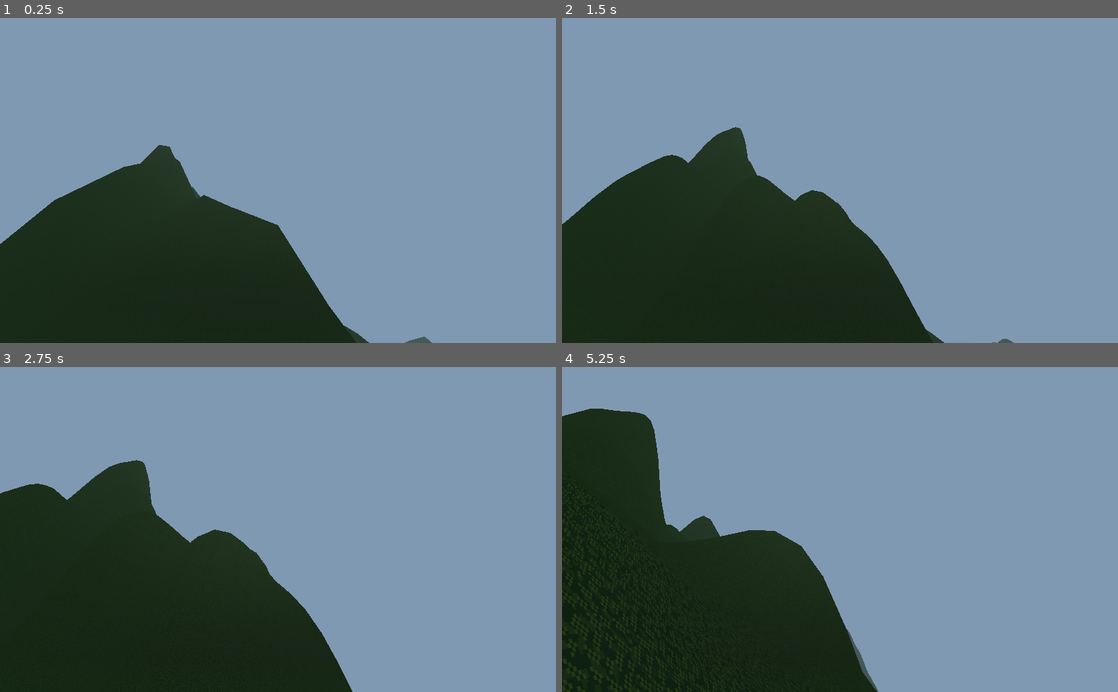
Above: before the commit, frames 1-4 (two rows, left to right).
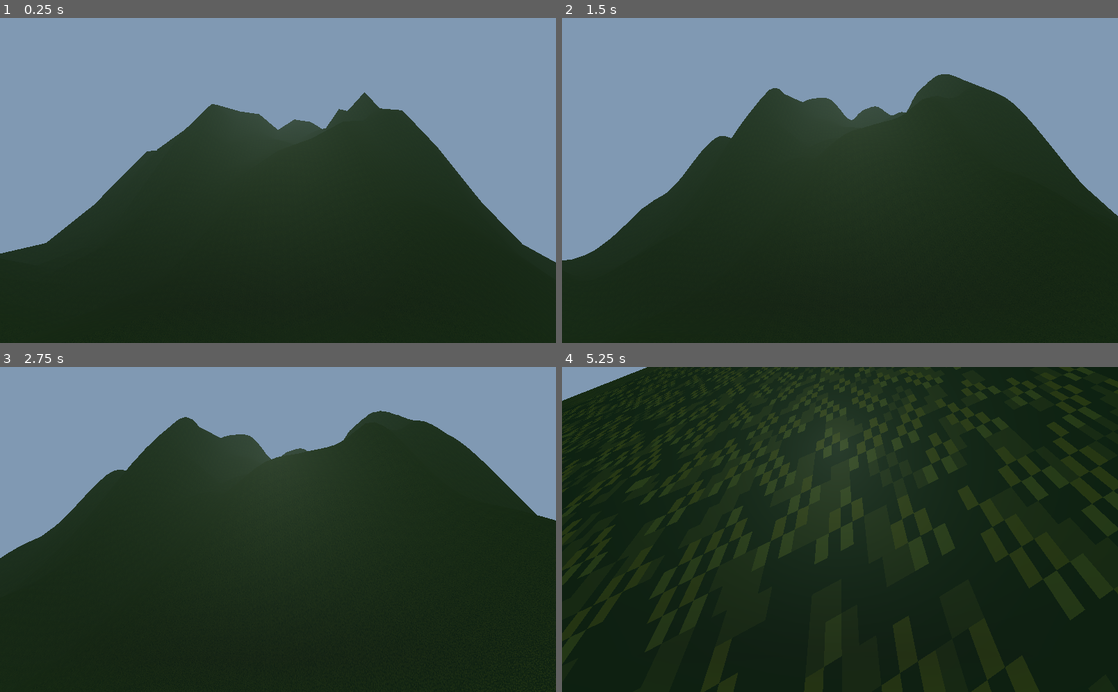
Above: after the commit, the same moments.

Repository: itaden1/webRPG
Game: Godot game, scene res://Scenes/World.tscn
The game is run twice, just before and just after one commit, with the same random seed, the same clock (stepped at 60 frames per second) and the same inputs. The project has no main scene, so this scene is started directly.
Inputs (mouse positions are in pixels of both pictures, inside the frame that each line leads up to):
- Up to frame 1 (0.25 s): no input
- Up to frame 2 (1.5 s): move the mouse to (867, 180) at 0.52 s; hold F 0.53-1.28 s; hold W from 0.53 s (still down); tap Space at 0.77 s; move the mouse to (812, 180) at 1.27 s; tap F at 1.35 s
- Up to frame 3 (2.75 s): keep holding W; tap Space at 1.52 s; move the mouse to (289, 523) at 2.02 s; hold F from 2.03 s (still down)
- Up to frame 4 (5.25 s): keep holding W; move the mouse to (834, 536) at 2.77 s; release F at 2.78 s; tap F at 2.85, 4.35 s; tap Space at 3.02, 3.77, 4.52 s; move the mouse to (878, 532) at 3.52 s; hold F 3.53-4.28 s; move the mouse to (795, 526) at 4.27 s; move the mouse to (845, 529) at 5.02 s; hold F from 5.03 s (still down)

The runs differ from the first frame. In frame 1, 33% of the frame differs, in the area x 0-100%, y 22-100%; in frame 2, 38%; in frame 3, 44%; in frame 4, 68%, in the area x 0-100%, y 0-100%.

Commit message:
basic tree placement

Diff:
--- a/Scripts/Generators/TerrainGenerator.gd
+++ b/Scripts/Generators/TerrainGenerator.gd
@@ -5,6 +5,7 @@
 var tree_spawner_scene = preload("res://Scenes/TreeSpawner.tscn")
 
 const OCEAN_LEVEL = 0.35
+const TREE_LINE = 0.45
 
 export (int) var chunk_count_x = 20
 export (int) var chunk_count_y = 20
@@ -20,14 +21,14 @@
 onready var player: KinematicBody = get_node("Player")
 
 var hill_noise := OpenSimplexNoise.new()
-
+var RNG := RandomNumberGenerator.new()
 
 # Called when the node enters the scene tree for the first time.
 func _ready():
-
-	hill_noise.seed = randi()
+	RNG.randomize()
+	hill_noise.seed = RNG.randi()
 	hill_noise.octaves = 6
-	hill_noise.period = 3000.0
+	hill_noise.period = 2900.0
 	hill_noise.persistence = 0.5
 
 	var biome_noise := OpenSimplexNoise.new()
@@ -61,17 +62,19 @@
 			)
 			mesh_inst.material_override = material
 
+			# place some trees
+			var tree_spacing := 27
+			for i in range(10):
+				for l in range(10):
+					if biome_noise.get_noise_3d(x * chunk_size.x + i * tree_spacing, 0, y * chunk_size.y + l * tree_spacing) > 0.2:
+						var e = get_reshaped_elevation(x * chunk_size.x + i * tree_spacing, y * chunk_size.y + l * tree_spacing)
+						if e > modify_land_height(OCEAN_LEVEL + 0.001) and e < modify_land_height(TREE_LINE) :
+							var tree_spawner = tree_spawner_scene.instance()
+							add_child(tree_spawner)
+							tree_spawner.global_transform.origin.x = x * chunk_size.x + i * tree_spacing
+							tree_spawner.global_transform.origin.z = y * chunk_size.y + l * tree_spacing
+							tree_spawner.global_transform.origin.y = e
 
-
-			# place some trees
-			if biome_noise.get_noise_3d(x, 0, y) > 0:
-				var tree_spawner = tree_spawner_scene.instance()
-				add_child(tree_spawner)
-				tree_spawner.global_transform.origin.x = x * chunk_size.x
-				tree_spawner.global_transform.origin.z = y * chunk_size.y
-				tree_spawner.global_transform.origin.y = hill_noise.get_noise_3d(
-					x * chunk_size.x, 0, y * chunk_size.y
-				) * hill_multiplyer
 
 	GameEvents.emit_signal("terrain_generation_complete")
 	get_node("Ocean").global_transform.origin.y = modify_land_height(OCEAN_LEVEL)
@@ -140,11 +143,6 @@
 		#modify the exponent to have flatter lands above ocean level
 		var e = elevation - OCEAN_LEVEL
 
-		return pow(e * 25 * 1.6, 3) + modify_land_height(OCEAN_LEVEL + 0.001)
-
-	#if distance < 0.7:
-
-	#var elevation = get_ocean_height(x, y)
-
+		return pow(e * 25 * 1.2, 3) + modify_land_height(OCEAN_LEVEL + 0.001)
 
 	return modify_land_height(elevation)
